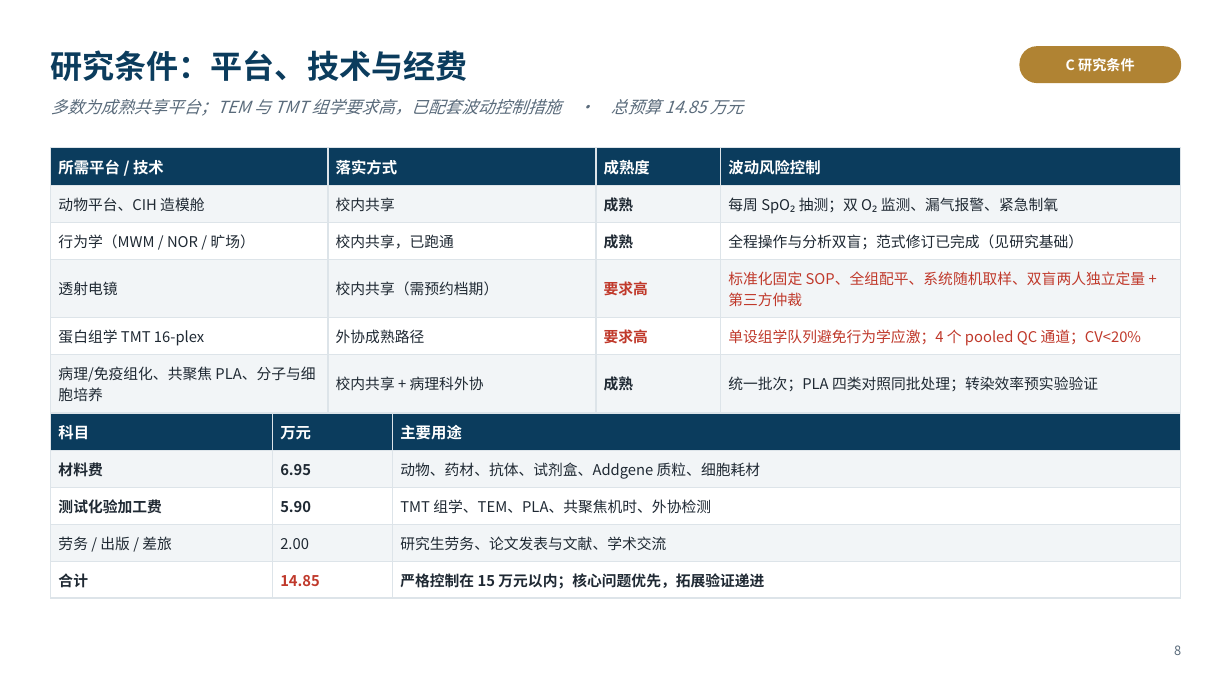
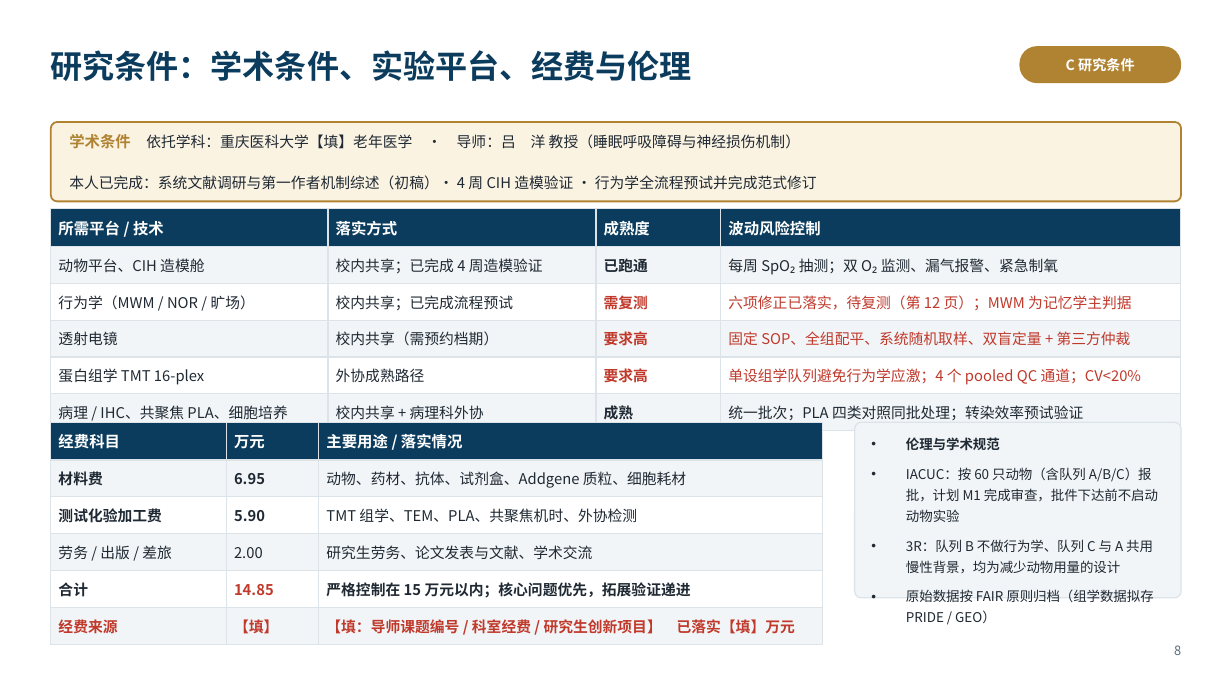
Before and after one commit to xoaiquynhanh17228kk-sketch/test, a slide deck: slide 8 of 开题报告_6分钟版.pptx. Drawn at 1232x693 pixels with LibreOffice and Linux fonts; fonts in the diff are those of the drawing. Boxes give left, top, right and bottom in pixels: in the first picture for what was removed or moved away, otherwise in the second. Text is boxed around its words. In the diff, an @@ line names an element or a change of style, - is before the commit and + after.

```diff
--- a/开题报告_6分钟版.pptx
+++ b/开题报告_6分钟版.pptx
@@ text at bbox=[51, 50, 692, 81]: text changed @@
-研究条件：平台、技术与经费
+研究条件：学术条件、实验平台、经费与伦理
@@ text removed at bbox=[51, 99, 743, 116] @@
-多数为成熟共享平台；TEM 与 TMT 组学要求高，已配套波动控制措施 · 总预算 14.85 万元
@@ rounded rectangle added at bbox=[51, 122, 1181, 201], fill #FBF3E2, outline #B08333 1.4 pt @@
@@ text added at bbox=[69, 134, 817, 190], 11.5 pt, text #1F2933 @@
+学术条件 依托学科：重庆医科大学【填】老年医学 · 导师：吕 洋 教授（睡眠呼吸障碍与神经损伤机制）
+本人已完成：系统文献调研与第一作者机制综述（初稿）· 4 周 CIH 造模验证 · 行为学全流程预试并完成范式修订
@@ table at bbox=[51, 209, 1181, 424] @@
-row 2, column 2: 校内共享
+row 2, column 2: 校内共享；已完成 4 周造模验证
-row 2, column 3: 成熟
+row 2, column 3: 已跑通
-row 3: 行为学（MWM / NOR / 旷场） | 校内共享，已跑通 | 成熟 | 全程操作与分析双盲；范式修订已完成（见研究基础）
+row 3: 行为学（MWM / NOR / 旷场） | 校内共享；已完成流程预试 | 需复测 | 六项修正已落实，待复测（第 12 页）；MWM 为记忆学主判据
-row 4, column 4: 标准化固定 SOP、全组配平、系统随机取样、双盲两人独立定量 + 第三方仲裁
+row 4, column 4: 固定 SOP、全组配平、系统随机取样、双盲定量 + 第三方仲裁
-row 6, column 1: 病理/免疫组化、共聚焦 PLA、分子与细胞培养
+row 6, column 1: 病理 / IHC、共聚焦 PLA、细胞培养
-row 6, column 4: 统一批次；PLA 四类对照同批处理；转染效率预实验验证
+row 6, column 4: 统一批次；PLA 四类对照同批处理；转染效率预试验证
@@ table: place and size @@
-table at bbox=[51, 148, 1181, 405]
+table at bbox=[51, 209, 1181, 424]
@@ table at bbox=[51, 422, 823, 638] @@
-row 1, column 1: 科目
+row 1, column 1: 经费科目
-row 1, column 3: 主要用途
+row 1, column 3: 主要用途 / 落实情况
+row 6: 经费来源 | 【填】 | 【填：导师课题编号 / 科室经费 / 研究生创新项目】 已落实【填】万元
@@ table: place and size @@
-table at bbox=[51, 413, 1181, 593]
+table at bbox=[51, 422, 823, 638]
@@ rounded rectangle added at bbox=[855, 422, 1181, 598], fill #F2F5F7, outline #DDE4E9 1 pt @@
@@ text added at bbox=[906, 437, 1158, 623], 10.5 pt, text #1F2933 @@
+• 伦理与学术规范
+• IACUC：按 60 只动物（含队列 A/B/C）报批，计划 M1 完成审查，批件下达前不启动动物实验
+• 3R：队列 B 不做行为学、队列 C 与 A 共用慢性背景，均为减少动物用量的设计
+• 原始数据按 FAIR 原则归档（组学数据拟存 PRIDE / GEO）
```
Also in this commit, not shown: 12 other slides changed, 8 other files.
